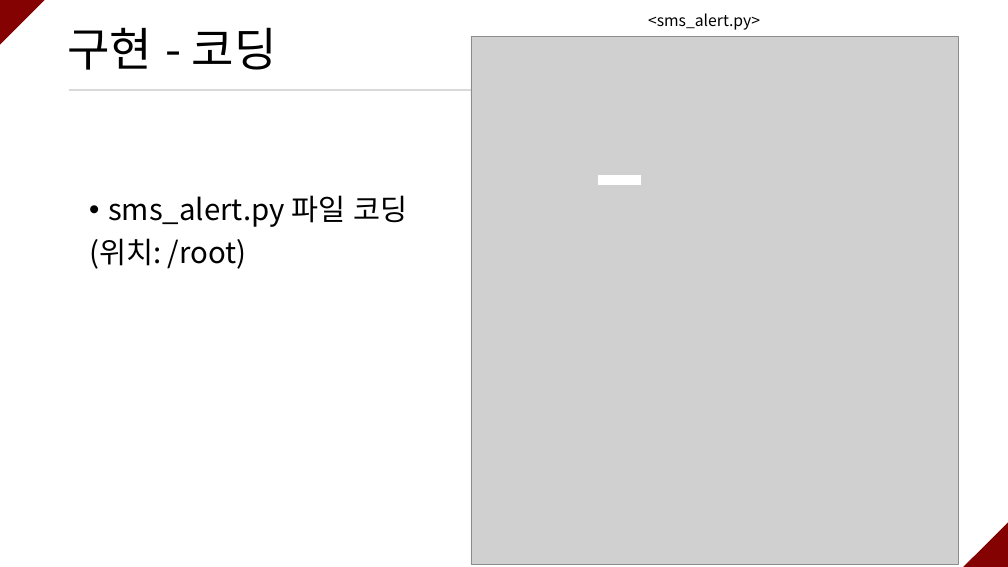
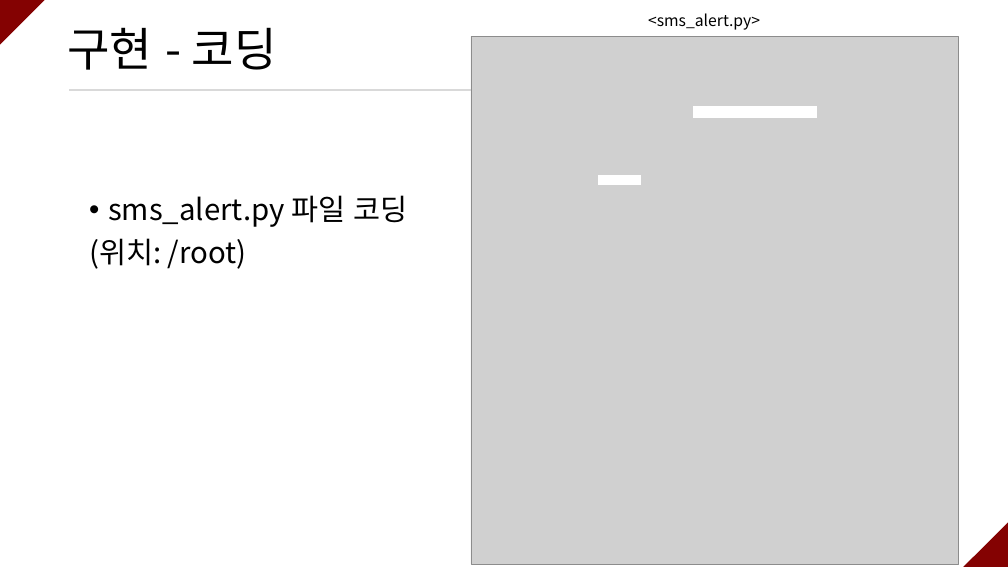
Before and after one commit to ramieeee/self_learning, a slide deck: slide 13 of semi_projects/보안탐지 및 SMS 알람/연람희_보안탐지 및 SMS 알람.pptx. Drawn at 1008x567 pixels with LibreOffice and Linux fonts; fonts in the diff are those of the drawing; grey boxes stand for pictures. Boxes give left, top, right and bottom in pixels: in the first picture for what was removed or moved away, otherwise in the second. Text is boxed around its words. In the diff, an @@ line names an element or a change of style, - is before the commit and + after.

```diff
--- a/semi_projects/보안탐지 및 SMS 알람/연람희_보안탐지 및 SMS 알람.pptx
+++ b/semi_projects/보안탐지 및 SMS 알람/연람희_보안탐지 및 SMS 알람.pptx
@@ rectangle added at (693, 107, 817, 117), fill #FFFFFF, outline #FFFFFF 1 pt @@
```
Also in this commit, not shown: 2 other slides changed.
